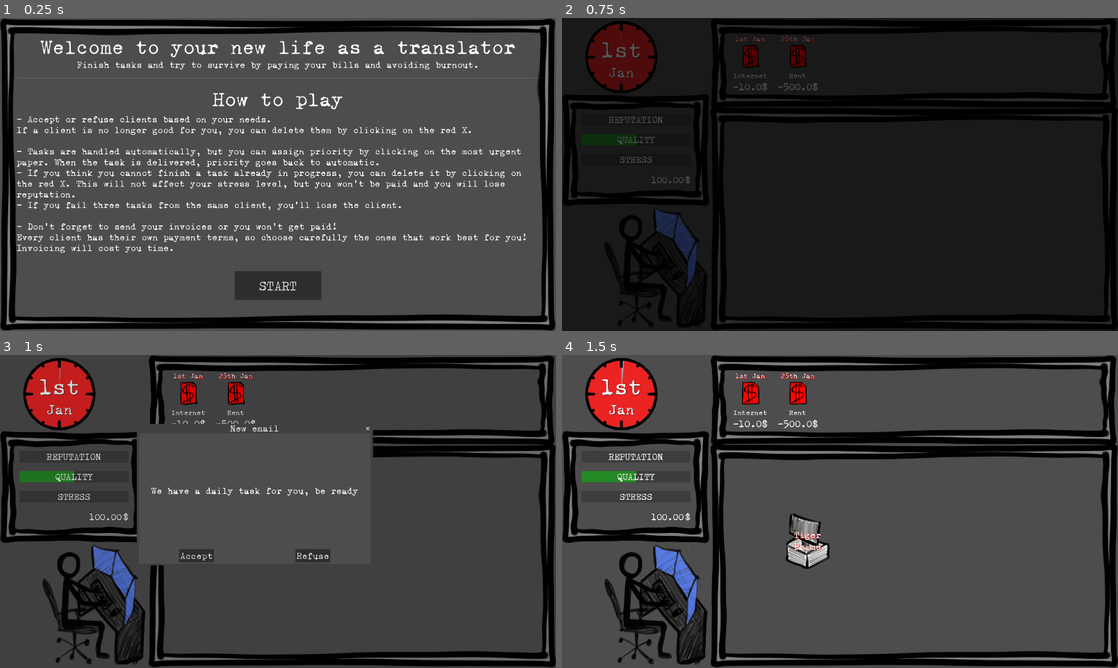
Above: before the commit, frames 1-4 (two rows, left to right).
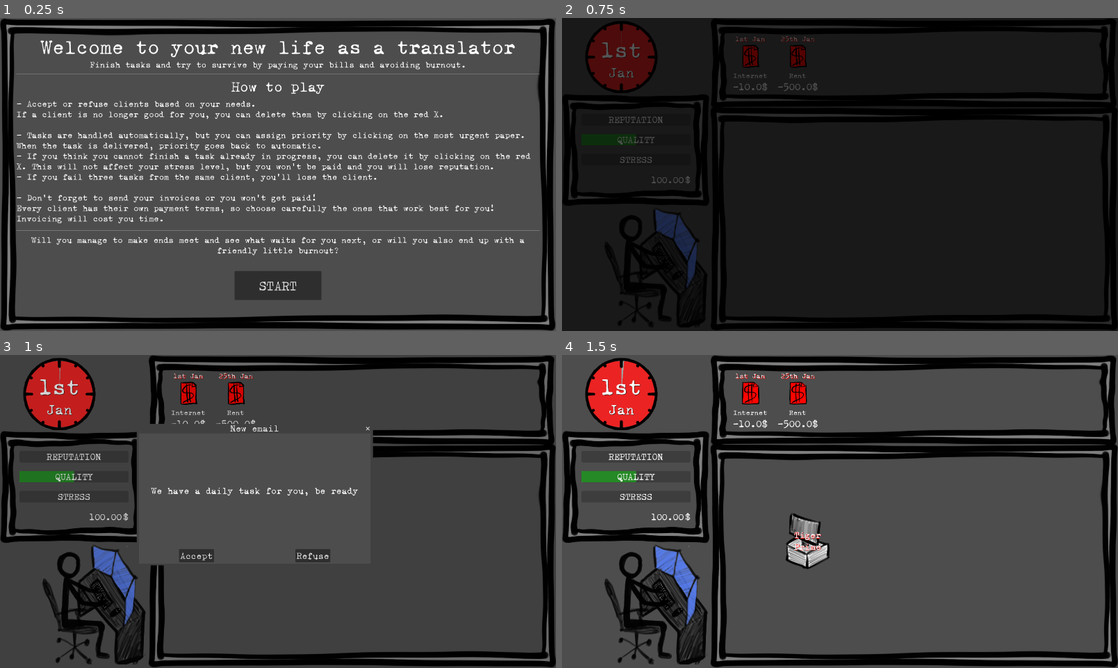
Above: after the commit, the same moments.

Repository: ildede/game-off-2025
Game: Godot game, scene res://scenes/ui/start_screen/start.tscn
Two runs of this game, one before a commit and one after it. Both use one fixed random seed, a clock stepped at 60 frames per second and the inputs below.
Inputs:
- Up to frame 1 (0.25 s): no input
- Up to frame 2 (0.75 s): click "START" at 0.5 s
- Up to frame 3 (1 s): no input
- Up to frame 4 (1.5 s): click "Accept" at 1.25 s

The runs differ from the first frame. In frame 1, 11% of the frame differs, in the area x 3-98%, y 13-76%; in frame 2, nothing differs; in frame 3, nothing differs; in frame 4, nothing differs.

Commit message:
chore: add some info on start

Diff:
--- a/scenes/ui/start_screen/start.tscn
+++ b/scenes/ui/start_screen/start.tscn
@@ -28,18 +28,19 @@
 layout_mode = 2
 size_flags_horizontal = 3
 size_flags_vertical = 4
+theme_override_font_sizes/normal_font_size = 30
 text = "Finish tasks and try to survive by paying your bills and avoiding burnout."
 fit_content = true
 horizontal_alignment = 1
 vertical_alignment = 1
 
 [node name="HSeparator" type="HSeparator" parent="Panel/GridContainer"]
-custom_minimum_size = Vector2(0, 50)
+custom_minimum_size = Vector2(0, 20)
 layout_mode = 2
 
 [node name="HowTo" type="Label" parent="Panel/GridContainer"]
 layout_mode = 2
-theme_override_font_sizes/font_size = 70
+theme_override_font_sizes/font_size = 50
 text = "How to play"
 horizontal_alignment = 1
 
@@ -48,6 +49,7 @@
 layout_mode = 2
 size_flags_horizontal = 3
 size_flags_vertical = 3
+theme_override_font_sizes/normal_font_size = 30
 text = "- Accept or refuse clients based on your needs.
 If a client is no longer good for you, you can delete them by clicking on the red X.
 
@@ -57,6 +59,21 @@
 
 - Don’t forget to send your invoices or you won’t get paid!
 Every client has their own payment terms, so choose carefully the ones that work best for you! Invoicing will cost you time."
+vertical_alignment = 1
+
+[node name="HSeparator2" type="HSeparator" parent="Panel/GridContainer"]
+custom_minimum_size = Vector2(0, 20)
+layout_mode = 2
+
+[node name="Label3" type="RichTextLabel" parent="Panel/GridContainer"]
+clip_contents = false
+layout_mode = 2
+size_flags_horizontal = 3
+size_flags_vertical = 4
+theme_override_font_sizes/normal_font_size = 30
+text = "Will you manage to make ends meet and see what waits for you next, or will you also end up with a friendly little burnout?"
+fit_content = true
+horizontal_alignment = 1
 vertical_alignment = 1
 
 [node name="GridContainer" type="GridContainer" parent="Panel/GridContainer"]
